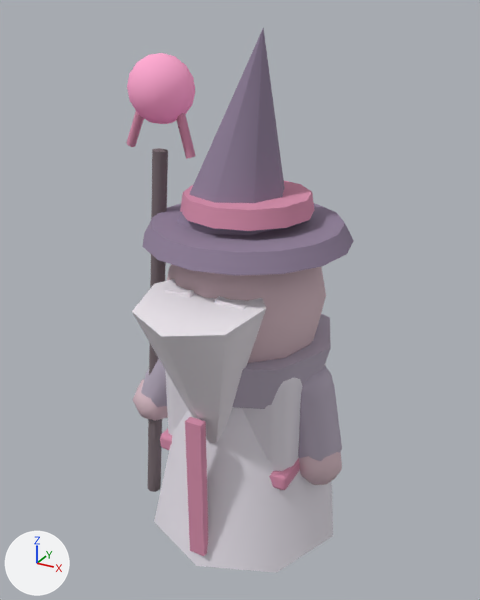
An edit to the glTF model models/units/wizard.glb, drawn before and after from the same camera.
Camera for both pictures: a camera (50 mm lens) standing at (0.376, -0.704, 0.708) and looking at (-0.005, -0.01, 0.361). The axes (+X, +Y, +Z) are drawn at lower left. The lights are the same throughout. The picture after the commit comes second. Where no turn or scale is listed for an object, it has been applied to the vertices.

The first picture shows 'Belt', 'Head', 'SleeveLeft', 'SleeveRight', 'StaffCap', 'StaffShaft', 'Tunic', 'WizardHatBand', 'WizardHatBrim', 'WizardHatCrown', 'WizardLongBeard', 'WizardRobeFrontTrim', 'WizardRobeMantle', 'WizardRobeSkirt' and 6 more.
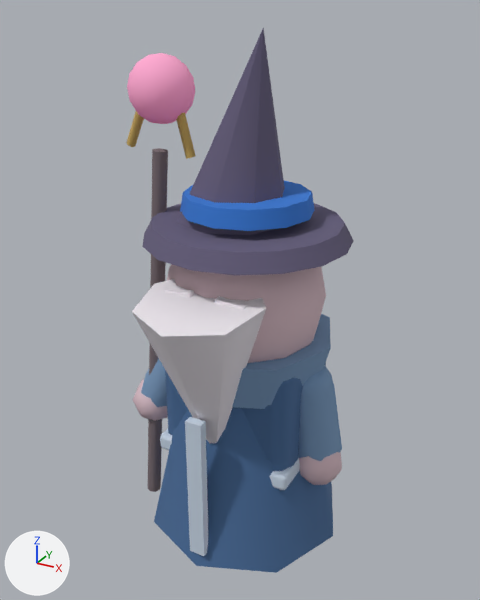
Commit message: fix: separate wizard skin and robe colors

Boxes (x1, y1, x2, y2) around the edits, measured in the pictures (480 x 600 px):
'WizardRobeSkirt', recoloured (white to blue): (154, 407, 333, 573) in both
'WizardHatBrim', recoloured (darker): (142, 203, 354, 275) in both
'WizardHatCrown', recoloured (darker): (177, 28, 284, 235) in both
'Tunic', recoloured (white to blue): (165, 362, 326, 492) in both
'WizardHatBand', recoloured (pink to blue): (180, 181, 315, 231) in both
'WizardRobeMantle', recoloured (light grey to blue): (233, 314, 331, 409) in both
'SleeveRight', recoloured (light grey to blue): (298, 365, 342, 461) in both
'WizardRobeFrontTrim', recoloured (pink to pale blue): (185, 417, 208, 556) in both
'SleeveLeft', recoloured (light grey to blue): (141, 359, 167, 407) in both
'Belt', recoloured: (160, 429, 300, 490) in both

Patch to the scene script:
```diff
--- a/models/units/wizard.glb.py
+++ b/models/units/wizard.glb.py
@@ me_mesh_0 @@
 me_mesh_0.from_pydata(...)  # 56 vertices, 108 faces; spans x -0.095..0.095, y -0.075..0.075, z -0.11..0.11
-me_mesh_0.materials.append(mat_pearlwizardrobe)  # white #e4dfe8
+me_mesh_0.materials.append(mat_wizardrobeblue)  # blue #466995
@@ me_mesh_1 @@
 me_mesh_1.from_pydata(...)  # 56 vertices, 108 faces; spans x -0.098..0.098, y -0.078..0.078, z -0.012..0.012
-me_mesh_1.materials.append(mat_arcanerosetrim)  # pink #d88fac
+me_mesh_1.materials.append(mat_silverbluetrim)  # pale blue #c7d5e5
@@ me_mesh_7 @@
 me_mesh_7.from_pydata(...)  # 36 vertices, 54 faces; spans x -0.0543..0.0543, y -0.0323..0.0323, z -0.0699..0.0699
-me_mesh_7.materials.append(mat_silverlilacrobe)  # light grey #b8adbf
+me_mesh_7.materials.append(mat_wizardrobebluelight)  # blue #7898bc
@@ me_mesh_9 @@
 me_mesh_9.from_pydata(...)  # 36 vertices, 54 faces; spans x -0.0422..0.0422, y -0.0323..0.0323, z -0.0738..0.0738
-me_mesh_9.materials.append(mat_silverlilacrobe)  # light grey #b8adbf
+me_mesh_9.materials.append(mat_wizardrobebluelight)  # blue #7898bc
@@ me_mesh_19 @@
 me_mesh_19.from_pydata(...)  # 36 vertices, 64 faces; spans x -0.132..0.132, y -0.132..0.132, z -0.011..0.011
-me_mesh_19.materials.append(mat_dustylilachat)  # greyish purple #8f7f99
+me_mesh_19.materials.append(mat_wizardhatindigo)  # greyish purple #625b78
@@ me_mesh_20 @@
 me_mesh_20.from_pydata(...)  # 11 vertices, 16 faces; spans x -0.093..0.055, y -0.075..0.075, z -0.128..0.116
-me_mesh_20.materials.append(mat_dustylilachat)  # greyish purple #8f7f99
+me_mesh_20.materials.append(mat_wizardhatindigo)  # greyish purple #625b78
@@ me_mesh_21 @@
 me_mesh_21.from_pydata(...)  # 28 vertices, 48 faces; spans x -0.083..0.083, y -0.083..0.083, z -0.012..0.012
-me_mesh_21.materials.append(mat_arcanerosetrim)  # pink #d88fac
+me_mesh_21.materials.append(mat_wizardhatbandblue)  # blue #3478d4
@@ me_mesh_23 @@
 me_mesh_23.from_pydata(...)  # 20 vertices, 32 faces; spans x -0.14..0.14, y -0.14..0.14, z -0.112..0.112
-me_mesh_23.materials.append(mat_pearlwizardrobe)  # white #e4dfe8
+me_mesh_23.materials.append(mat_wizardrobeblue)  # blue #466995
@@ me_mesh_24 @@
 me_mesh_24.from_pydata(...)  # 20 vertices, 32 faces; spans x -0.119..0.119, y -0.119..0.119, z -0.032..0.032
-me_mesh_24.materials.append(mat_silverlilacrobe)  # light grey #b8adbf
+me_mesh_24.materials.append(mat_wizardrobebluelight)  # blue #7898bc
@@ me_mesh_25 @@
 me_mesh_25.from_pydata(...)  # 8 vertices, 12 faces; spans x -0.011..0.011, y -0.006..0.006, z -0.102..0.102
-me_mesh_25.materials.append(mat_arcanerosetrim)  # pink #d88fac
+me_mesh_25.materials.append(mat_silverbluetrim)  # pale blue #c7d5e5
```
